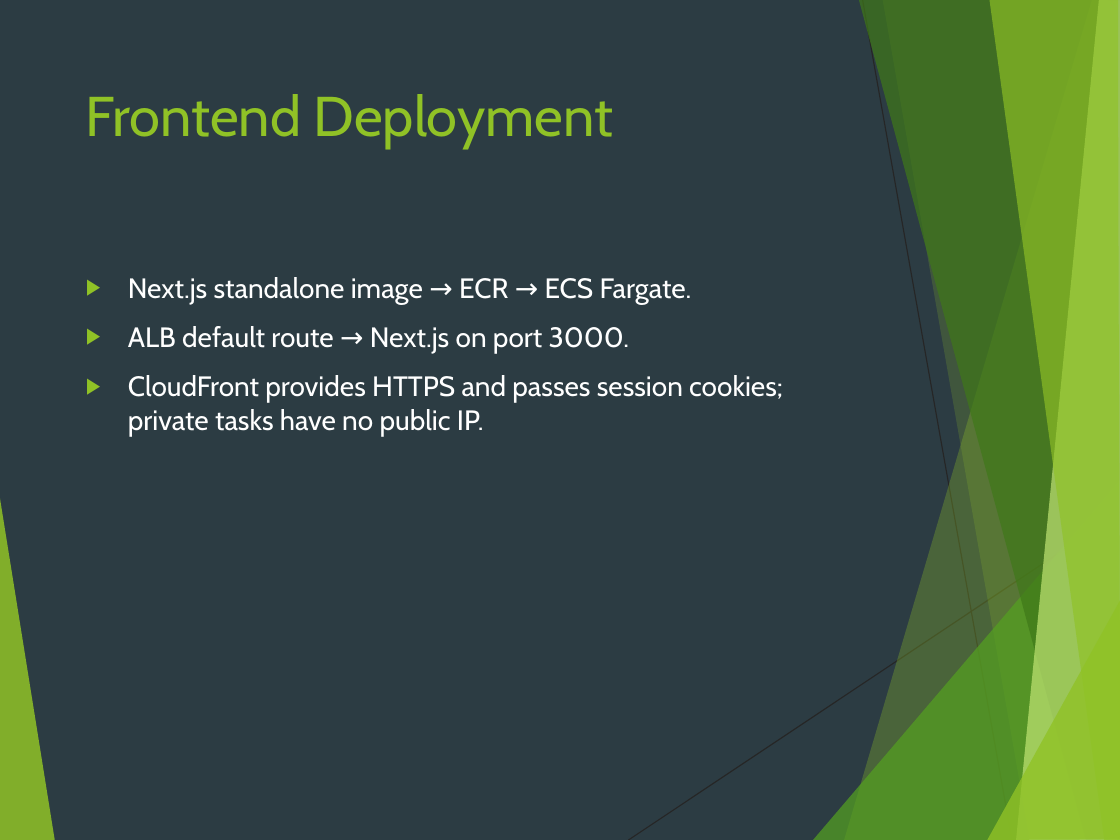
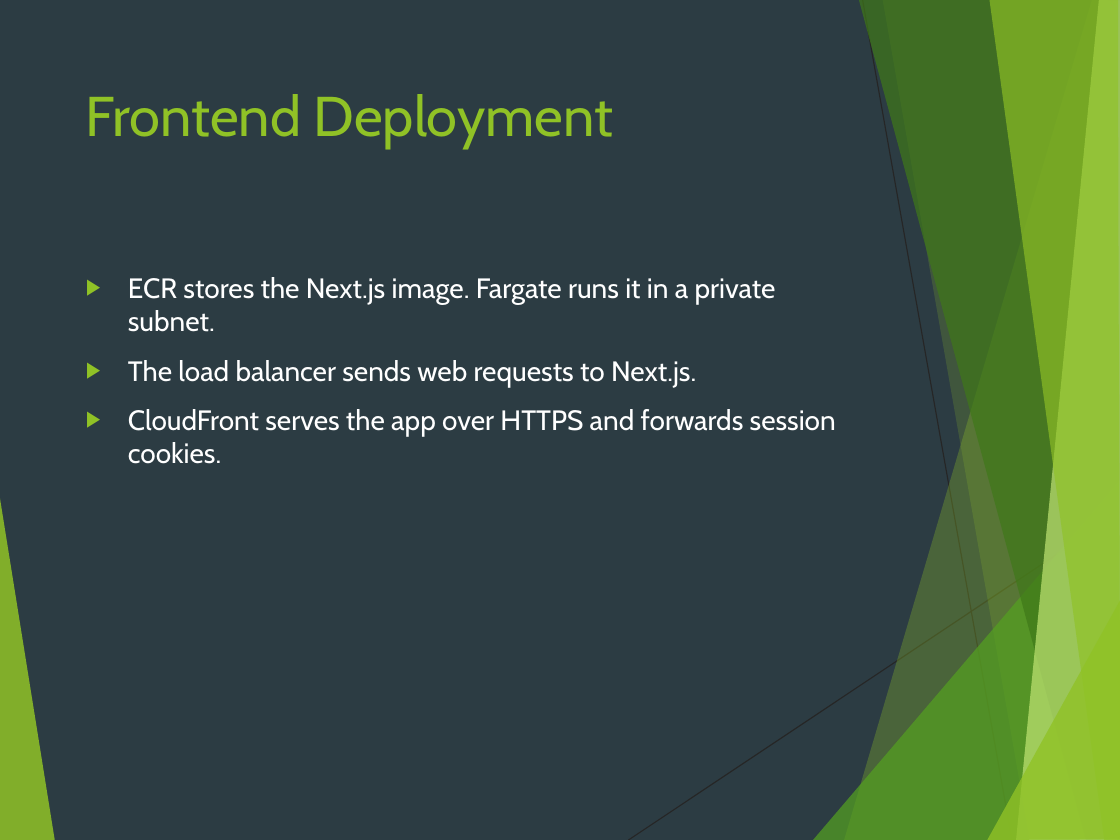
Before and after one commit to venkatasai-kadamati/paylink, a slide deck: slide 8 of cloud_project/artifacts/submission/PayLink_Cloud_Presentation.pptx. Drawn at 1120x840 pixels with LibreOffice and Linux fonts; fonts in the diff are those of the drawing. Boxes give left, top, right and bottom in pixels: in the first picture for what was removed or moved away, otherwise in the second. Text is boxed around its words. In the diff, an @@ line names an element or a change of style, - is before the commit and + after.

```diff
--- a/cloud_project/artifacts/submission/PayLink_Cloud_Presentation.pptx
+++ b/cloud_project/artifacts/submission/PayLink_Cloud_Presentation.pptx
@@ text at bbox=[128, 277, 836, 464]: text changed @@
-▶ Next.js standalone image → ECR → ECS Fargate.
-▶ ALB default route → Next.js on port 3000.
-▶ CloudFront provides HTTPS and passes session cookies; private tasks have no public IP.
+▶ ECR stores the Next.js image. Fargate runs it in a private subnet.
+▶ The load balancer sends web requests to Next.js.
+▶ CloudFront serves the app over HTTPS and forwards session cookies.
```
Also in this commit, not shown: 6 other slides changed, 4 other files.
